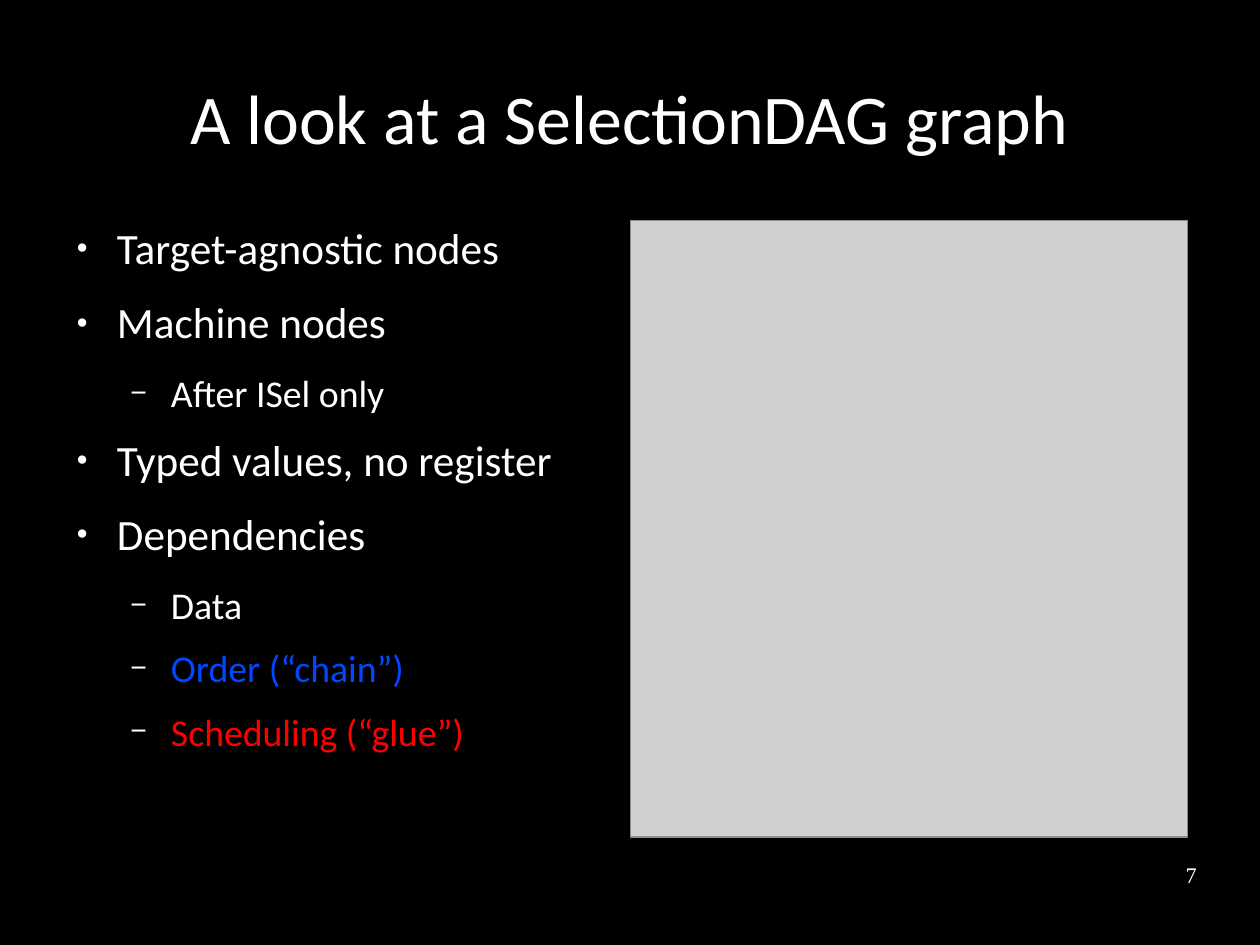
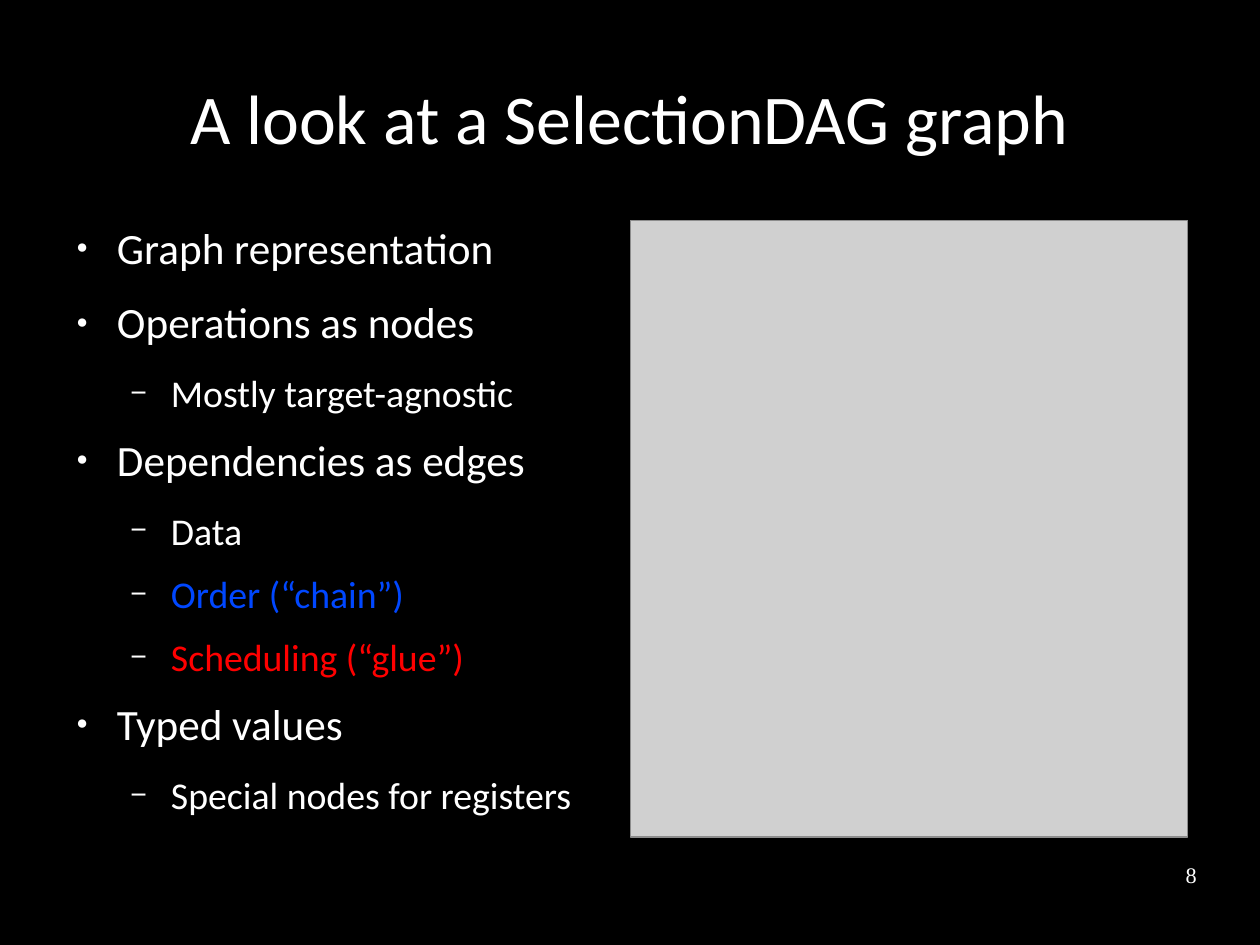
Before and after one commit to frasercrmck/llvm-leg, a slide deck: slide 8 of docs/Codeplay/Slides.odp (slide 7 before the commit). Drawn at 1260x945 pixels with LibreOffice and Linux fonts; fonts in the diff are those of the drawing; grey boxes stand for pictures. Boxes give left, top, right and bottom in pixels: in the first picture for what was removed or moved away, otherwise in the second. Text is boxed around its words. In the diff, an @@ line names an element or a change of style, - is before the commit and + after.

```diff
--- a/docs/Codeplay/Slides.odp
+++ b/docs/Codeplay/Slides.odp
@@ text at (x1=117, y1=234, x2=525, y2=484): text changed @@
-● Target-agnostic nodes
-● Machine nodes
-  − After ISel only
-● Typed values, no register
-● Dependencies
+● Graph representation
+● Operations as nodes
+  − Mostly target-agnostic
+● Dependencies as edges
@@ text at (x1=117, y1=710, x2=572, y2=816): paragraphs added @@
+● Typed values
+  − Special nodes for registers
@@ page number at (x1=1186, y1=868, x2=1197, y2=884): text changed @@
-7
+8
```
Also in this commit, not shown: 33 other slides changed, 4 slides added, 1 slide removed.
